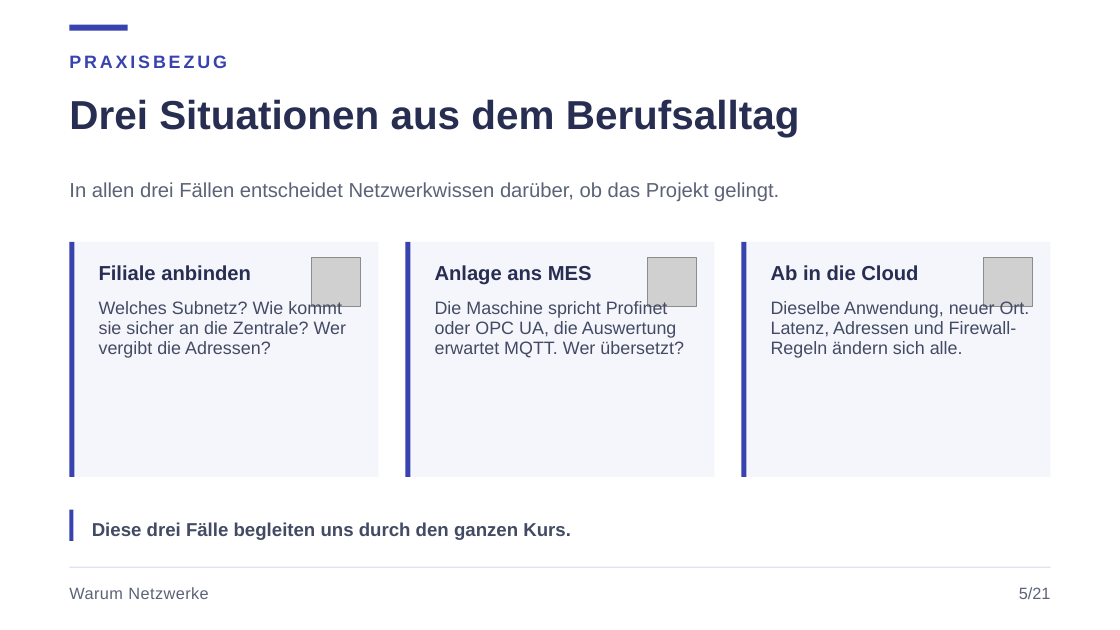
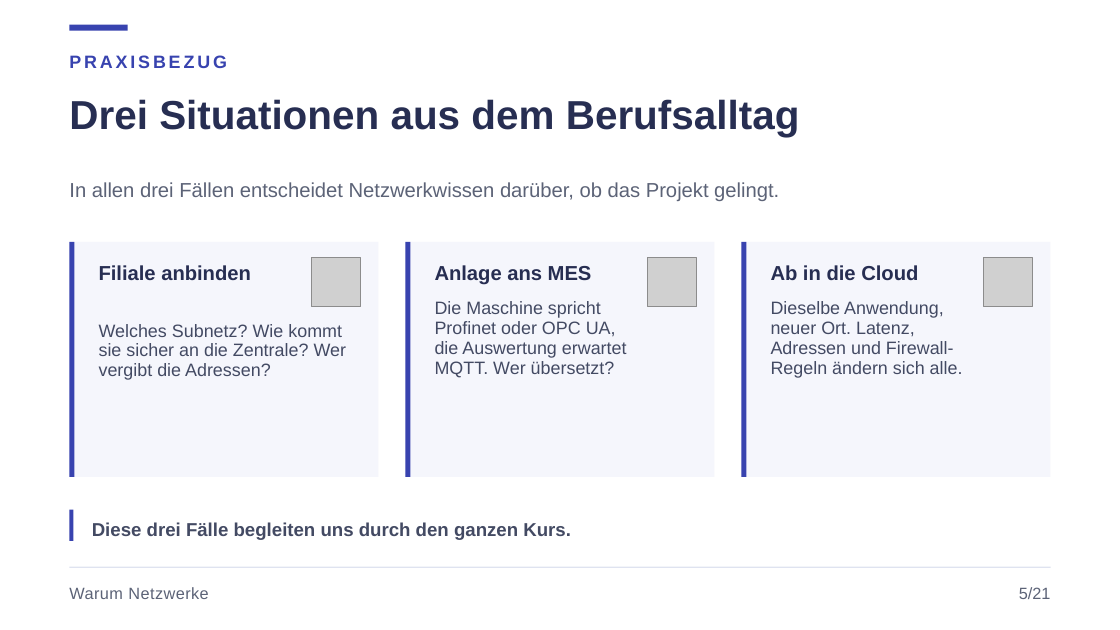
Before and after one commit to JacobMenge/kurs-unterlagen, a slide deck: slide 7 of folien/dist/01-netzwerke-grundlagen.pptx. Drawn at 1120x630 pixels with LibreOffice and Linux fonts; fonts in the diff are those of the drawing; grey boxes stand for pictures. Boxes give left, top, right and bottom in pixels: in the first picture for what was removed or moved away, otherwise in the second. Text is boxed around its words. In the diff, an @@ line names an element or a change of style, - is before the commit and + after.

```diff
--- a/folien/dist/01-netzwerke-grundlagen.pptx
+++ b/folien/dist/01-netzwerke-grundlagen.pptx
@@ text "Die Maschine spricht Profinet oder ..." rewrapped from bbox=[435, 301, 684, 358] to bbox=[435, 301, 627, 378] @@
@@ text "Dieselbe Anwendung, neuer Ort. Latenz, ..." rewrapped from bbox=[771, 301, 1030, 358] to bbox=[771, 301, 963, 378] @@
@@ text "Welches Subnetz? Wie kommt sie ...": place and size @@
-text "Welches Subnetz? Wie kommt sie ..." at bbox=[99, 301, 347, 358]
+text "Welches Subnetz? Wie kommt sie ..." at bbox=[99, 324, 347, 380]
```
Also in this commit, not shown: 8 other slides changed, 8 other files.
